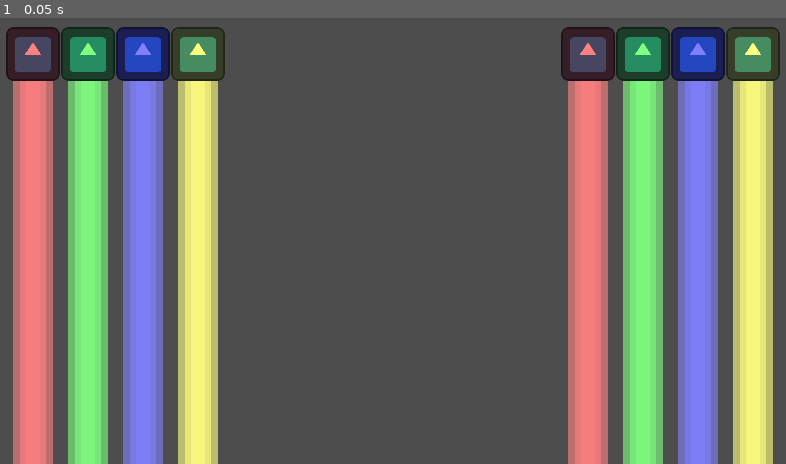
Above: before the commit, frame 1.
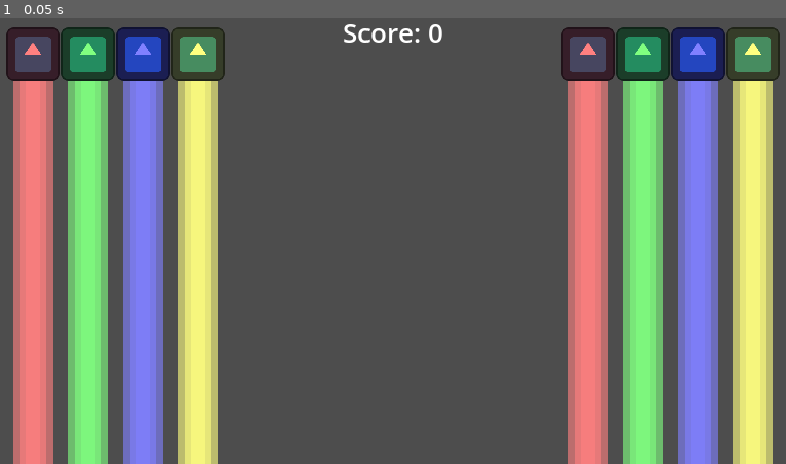
Above: after the commit, the same moment.

Repository: hwcgames/hwcbeat
Game: Godot game, scene res://Scene/Test/nb/rhythm_test_nb.tscn
Same seed, same stepped clock (60 frames per second), same inputs: the game is played once before the commit and once after it. The engine's default icon, where the game draws it, is replaced by a stand-in: a white triangle on a blue panel in a dark square.
Inputs:
- Up to frame 1 (0.05 s): no input

The runs differ from the first frame. In frame 1, 0.2% of the frame differs, in the area x 43-57%, y 1-6%.
Error in both runs: Unable to iterate on object of type 'Nil'. (res://Singleton/Music.gd:59)

Commit message:
fixed note ends and added scoring

Diff:
--- a/Resource/MusicCue.gd
+++ b/Resource/MusicCue.gd
@@ -7,9 +7,10 @@
 @export var late_tolerance: float
 @export var early_fail: float
 @export var pressed: bool
+@export var score_amt: int
 
-signal missed(by: float)
-signal passed(by: float)
+signal missed(by: float, cue: MusicCue)
+signal passed(by: float, cue: MusicCue)
 
 func _init():
 	pass
--- a/Scene/Test/1b/test_input_builder.gd
+++ b/Scene/Test/1b/test_input_builder.gd
@@ -25,14 +25,14 @@
 	in_rect.add_child(preload("Incoming.tscn").instantiate())
 	pass
 
-func missed(at: float):
+func missed(at: float, _cue: MusicCue):
 	var pos = (at / 2) + 0.5
 	var marker: Control = preload('FailedMarker.tscn').instantiate()
 	marker.anchor_left = pos
 	marker.anchor_right = pos
 	in_rect.add_child(marker)
 	pass
-func passed(at: float):
+func passed(at: float, _cue: MusicCue):
 	var pos = (at / 2) + 0.5
 	var marker: Control = preload('PassedMarker.tscn').instantiate()
 	marker.anchor_left = pos
--- /dev/null
+++ b/Scene/Test/nb/ScoreDisplay.gd
@@ -0,0 +1,28 @@
+extends Label
+
+var tween: Tween
+
+func _ready():
+	Score.gain.connect(gain)
+	Score.lose.connect(lose)
+
+func gain(_amt):
+	update()
+	modulate = Color.GREEN
+	if tween:
+		tween.stop()
+	tween = create_tween()
+	tween.tween_property(self, "modulate", Color.WHITE, 0.5)
+	tween.play()
+
+func lose(_amt):
+	update()
+	modulate = Color.RED
+	if tween:
+		tween.stop()
+	tween = create_tween()
+	tween.tween_property(self, "modulate", Color.WHITE, 0.5)
+	tween.play()
+
+func update():
+	text = 'Score: ' + str(Score.score)
--- a/Scene/Test/nb/n_button_column.gd
+++ b/Scene/Test/nb/n_button_column.gd
@@ -27,38 +27,54 @@
 	start_cue.early_tolerance = cue_template.early_tolerance
 	start_cue.early_fail = cue_template.early_fail
 	start_cue.late_tolerance = cue_template.late_tolerance
+	start_cue.score_amt = cue_template.score_amt
 	start_cue.pressed = true
 	start_cue.action = action
 	start_cue.when = note.time
 	var end_cue: MusicCue
 	if note.volume > 0.5:
 		end_cue = MusicCue.new()
-		end_cue.early_tolerance = cue_template.early_tolerance * 2.0
-		end_cue.early_fail = cue_template.early_fail * 2.0
-		end_cue.late_tolerance = cue_template.late_tolerance * 2.0
+		end_cue.early_tolerance = cue_template.early_tolerance * 6.0
+		end_cue.early_fail = 0
+		end_cue.late_tolerance = cue_template.late_tolerance * 6.0
+		end_cue.score_amt = cue_template.score_amt / 2.0
 		end_cue.pressed = false
 		end_cue.action = action
 		end_cue.when = note.time + note.duration
 	if scored:
 		Music.pending_inputs.push_back(start_cue)
-		start_cue.passed.connect(passed)
-		start_cue.missed.connect(missed)
 		if end_cue:
 			Music.pending_inputs.push_back(end_cue)
-			end_cue.passed.connect(passed)
-			end_cue.passed.connect(missed)
+	start_cue.passed.connect(passed)
+	start_cue.missed.connect(missed)
+	if end_cue:
+		end_cue.passed.connect(passed)
+		end_cue.missed.connect(missed)
 	var incoming = preload("n_button_incoming.tscn").instantiate()
+	incoming.scored = scored
 	incoming.start_cue = start_cue
 	incoming.end_cue = end_cue
 	%Bar.add_child(incoming)
 	pass
 
-func passed(_at: float):
-	print("Passed")
+func passed(at: float, cue: MusicCue):
+	print("Passed", ' ', "scored" if scored else "unscored")
+	if scored:
+		Score.add_score(cue.score_amt * (1 - abs(at)))
+	%Icon.modulate = Color.GREEN
+	var tween = get_tree().create_tween().bind_node(self)
+	tween.tween_property(%Icon, "modulate", color_, 0.25)
+	tween.play()
 	pass
 
-func missed(_at: float):
-	print("Missed")
+func missed(_at: float, cue: MusicCue):
+	print("Missed", ' ', "scored" if scored else "unscored")
+	if scored:
+		Score.add_score(-0.1 * cue.score_amt)
+	%Icon.modulate = Color.RED
+	var tween = get_tree().create_tween().bind_node(self)
+	tween.tween_property(%Icon, "modulate", color_, 0.25)
+	tween.play()
 	pass
 
 func _ready():
--- a/Scene/Test/nb/n_button_incoming.gd
+++ b/Scene/Test/nb/n_button_incoming.gd
@@ -5,6 +5,8 @@
 @onready var start_time = Music.SoundPlayer.get_playback_position()
 
 var pixels_per_second: float
+var scored = true
+var start_cue_passed = false
 
 func _ready():
 	var column_length_seconds = start_cue.when - start_time;
@@ -21,11 +23,16 @@
 		anchor_top = 1 - progress
 		anchor_bottom = 1 - progress
 	elif time <= (end_cue.when if end_cue else 0):
+		if not (scored or start_cue_passed):
+			start_cue.passed.emit(0, start_cue)
+			start_cue_passed = true
 		anchor_top = 0
 		anchor_bottom = 0
 		var cue_length = (end_cue.when - time) if end_cue else 0
 		%Tail.offset_bottom = cue_length * pixels_per_second
 	else:
+		if not scored:
+			end_cue.passed.emit(0, end_cue)
 		queue_free()
 
 func hit_start_cue(_at: float):
--- a/Scene/Test/nb/rhythm_test_nb.gd
+++ b/Scene/Test/nb/rhythm_test_nb.gd
@@ -1,4 +1,4 @@
 extends Control
 
 func _ready():
-	Music.play("polaris3")
+	Music.play("polaris1")
--- a/Scene/Test/nb/rhythm_test_nb.tscn
+++ b/Scene/Test/nb/rhythm_test_nb.tscn
@@ -1,9 +1,10 @@
-[gd_scene load_steps=6 format=3 uid="uid://d2o1hb8q7xpkw"]
+[gd_scene load_steps=7 format=3 uid="uid://d2o1hb8q7xpkw"]
 
 [ext_resource type="PackedScene" uid="uid://qq6meiqlb560" path="res://Scene/Test/nb/n_button_rhythm_element.tscn" id="1_1gfuu"]
 [ext_resource type="Script" path="res://Scene/Test/nb/rhythm_test_nb.gd" id="1_dd4po"]
 [ext_resource type="Script" path="res://Scene/Test/nb/n_button_rhythm_element.gd" id="2_k2ith"]
 [ext_resource type="Script" path="res://Resource/MusicCue.gd" id="3_5ynlh"]
+[ext_resource type="Script" path="res://Scene/Test/nb/ScoreDisplay.gd" id="5_1xubl"]
 
 [sub_resource type="Resource" id="Resource_nacvc"]
 script = ExtResource("3_5ynlh")
@@ -13,6 +14,7 @@
 late_tolerance = 0.125
 early_fail = 0.2
 pressed = false
+score_amt = 10
 
 [node name="rhythm_test_nb" type="Control"]
 layout_mode = 3
@@ -34,6 +36,7 @@
 colors = Array[Color]([Color(1, 0.501961, 0.501961, 1), Color(0.501961, 1, 0.501961, 1), Color(0.501961, 0.501961, 1, 1), Color(1, 1, 0.501961, 1), Color(0.501961, 1, 1, 1)])
 button_amt = 4
 input_actions = Array[String](["button1", "button2", "button3", "button4", ""])
+scored = true
 cue_template = SubResource("Resource_nacvc")
 
 [node name="n_button_rhythm_element2" parent="." instance=ExtResource("1_1gfuu")]
@@ -51,3 +54,17 @@
 input_actions = Array[String](["ui_left", "ui_up", "ui_down", "ui_right", ""])
 cue_template = SubResource("Resource_nacvc")
 cue_filter = "enemy"
+
+[node name="Label" type="Label" parent="."]
+layout_mode = 1
+anchors_preset = 5
+anchor_left = 0.5
+anchor_right = 0.5
+offset_left = -20.0
+offset_right = 20.0
+offset_bottom = 23.0
+grow_horizontal = 2
+theme_override_font_sizes/font_size = 64
+text = "Score: 0"
+horizontal_alignment = 1
+script = ExtResource("5_1xubl")
--- a/Singleton/Music.gd
+++ b/Singleton/Music.gd
@@ -94,9 +94,9 @@
 		# This is only for missed inputs.
 		if new_time_truth > input.when + input.late_tolerance:
 			if prevent_fail > 0:
-				input.passed.emit(0)
+				input.passed.emit(0, input)
 			else:
-				input.missed.emit(1)
+				input.missed.emit(1, input)
 			missed.push_back(input)
 	for input in missed:
 		pending_inputs.remove_at(pending_inputs.find(input))
@@ -123,19 +123,23 @@
 		input.action in actions and \
 		input.pressed == pressed
 	)
+	if !pressed:
+		for note in relevant:
+			print(JSON.stringify(note as MusicCue))
+		print(time)
 
 	relevant.sort_custom(func(a, b): abs(a.when - time) < abs(b.when - time))
 
 	for input in relevant:
 		if time < input.when - input.early_tolerance:
 			if prevent_fail > 0:
-				input.passed.emit(0)
+				input.passed.emit(0, input)
 			else:
-				input.missed.emit((time - input.when) / input.early_tolerance)
+				input.missed.emit((time - input.when) / input.early_tolerance, input)
 		else:
 			if time < input.when:
-				input.passed.emit((time - input.when) / input.early_tolerance)
+				input.passed.emit((time - input.when) / input.early_tolerance, input)
 			else:
-				input.passed.emit((time - input.when) / input.late_tolerance)
+				input.passed.emit((time - input.when) / input.late_tolerance, input)
 		pending_inputs.remove_at(pending_inputs.find(input))
 		break;
--- /dev/null
+++ b/Singleton/Score.gd
@@ -0,0 +1,15 @@
+extends Node
+
+var score = 0
+
+signal gain(amt: int)
+signal lose(amt: int)
+
+func add_score(amt: int):
+	if amt == 0:
+		return
+	score += amt
+	if amt > 0:
+		gain.emit(amt)
+	if amt < 0:
+		lose.emit(abs(amt))
--- a/project.godot
+++ b/project.godot
@@ -21,6 +21,7 @@
 [autoload]
 
 Music="*res://Singleton/Music.gd"
+Score="*res://Singleton/Score.gd"
 
 [display]
 
